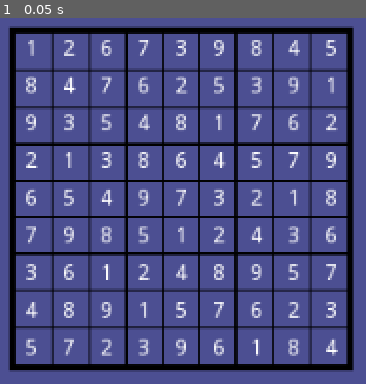
Above: before the commit, frame 1.
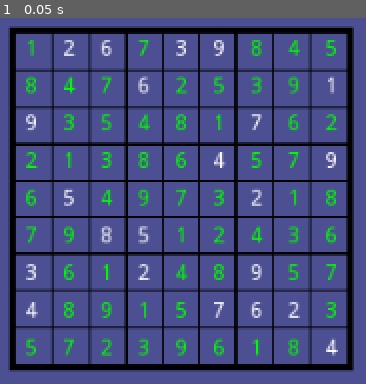
Above: after the commit, the same moment.

Repository: andrew-wilkes/godot-sudoku-solver
Game: Godot game, scene res://Main.tscn
The game is run twice, just before and just after one commit, with the same random seed, the same clock (stepped at 60 frames per second) and the same inputs.
Inputs:
- Up to frame 1 (0.05 s): no input

The runs differ from the first frame. In frame 1, 5.1% of the frame differs, in the area x 7-93%, y 6-93%.

Commit message:
Modulate color of numbers

Diff:
--- a/src/GridView.gd
+++ b/src/GridView.gd
@@ -4,7 +4,12 @@
 	var idx = 0
 	for row in rows:
 		for number in row:
-			$Grid.get_child(idx).text = "" if number == 0 else str(number)
+			var cell = $Grid.get_child(idx)
+			if number == 0:
+				cell.text = ""
+				cell.modulate = Color.green
+			else:
+				cell.text = str(number)
 			idx += 1
 
 
--- a/src/Main.gd
+++ b/src/Main.gd
@@ -3,6 +3,7 @@
 func _ready():
 	run_tests()
 	var grid = Puzzles.get_numbers()
+	$GridView.update_grid(grid)
 	var possibles = []
 	for i in 9:
 		var row = []
